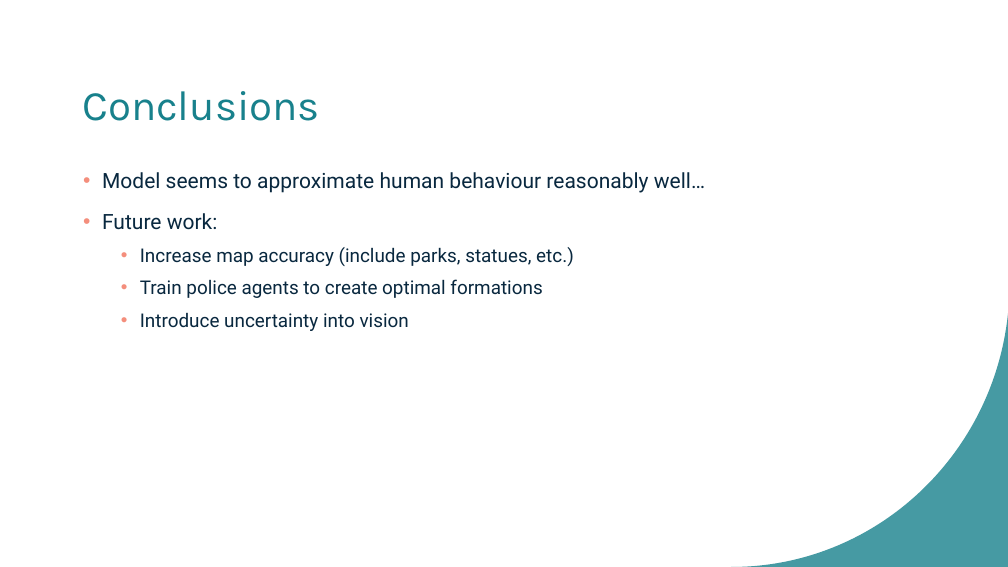
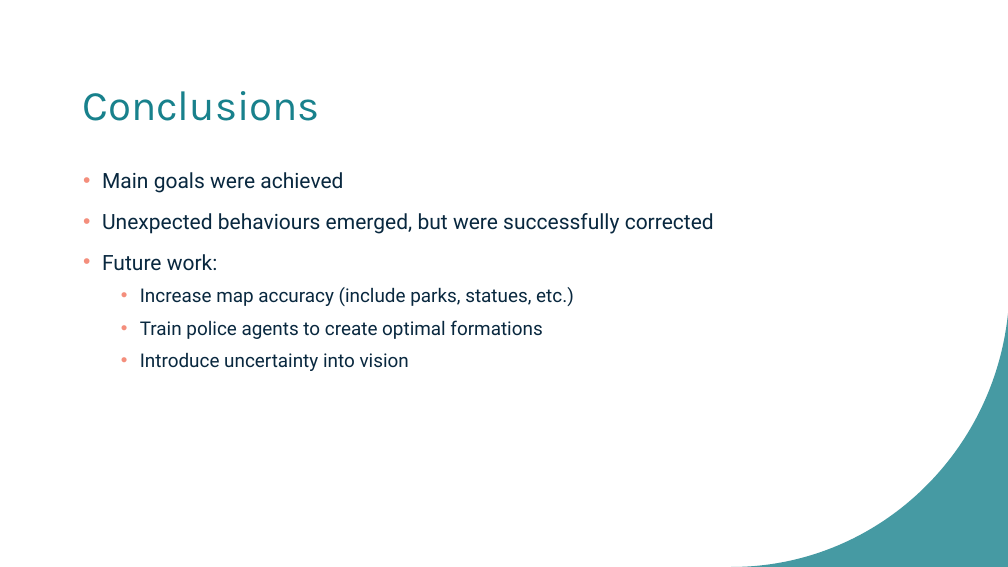
Before and after one commit to bajicluka01/CollectiveBehaviour-GroupA, a slide deck: slide 13 of GroupA-presentation.pptx (slide 9 before the commit). Drawn at 1008x567 pixels with LibreOffice and Linux fonts; fonts in the diff are those of the drawing. Boxes give left, top, right and bottom in pixels: in the first picture for what was removed or moved away, otherwise in the second. Text is boxed around its words. In the diff, an @@ line names an element or a change of style, - is before the commit and + after.

```diff
--- a/GroupA-presentation.pptx
+++ b/GroupA-presentation.pptx
@@ text at box(102, 172, 714, 234): text changed @@
-• Model seems to approximate human behaviour reasonably well…
+• Main goals were achieved
+• Unexpected behaviours emerged, but were successfully corrected
```
Also in this commit, not shown: 4 other slides changed, 4 slides added.
